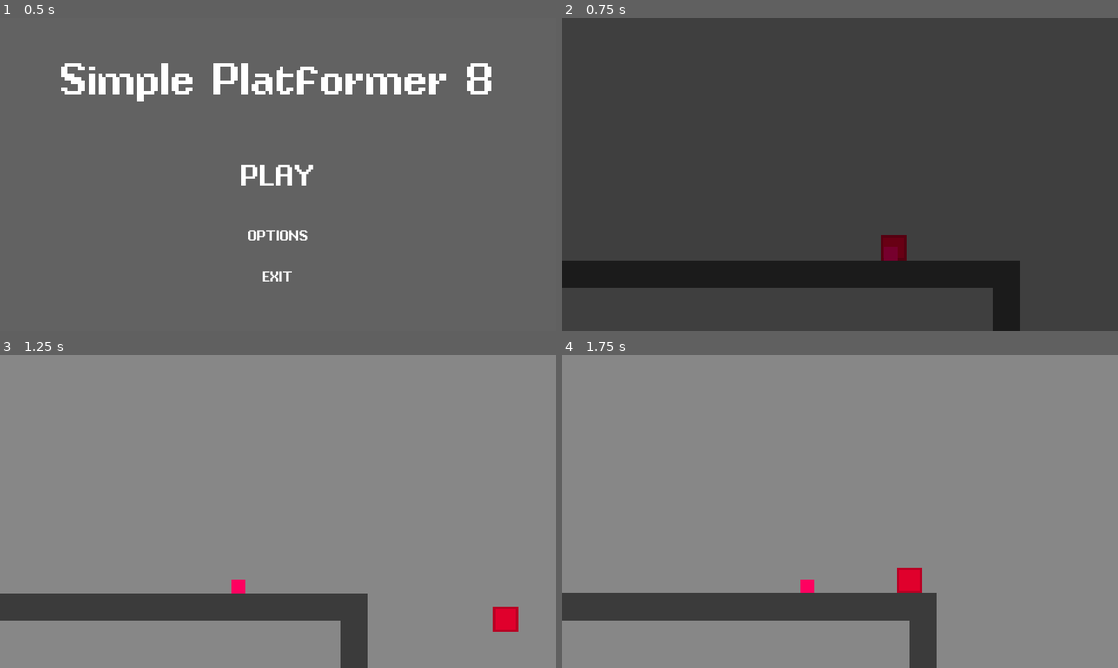
Above: before the commit, frames 1-4 (two rows, left to right).
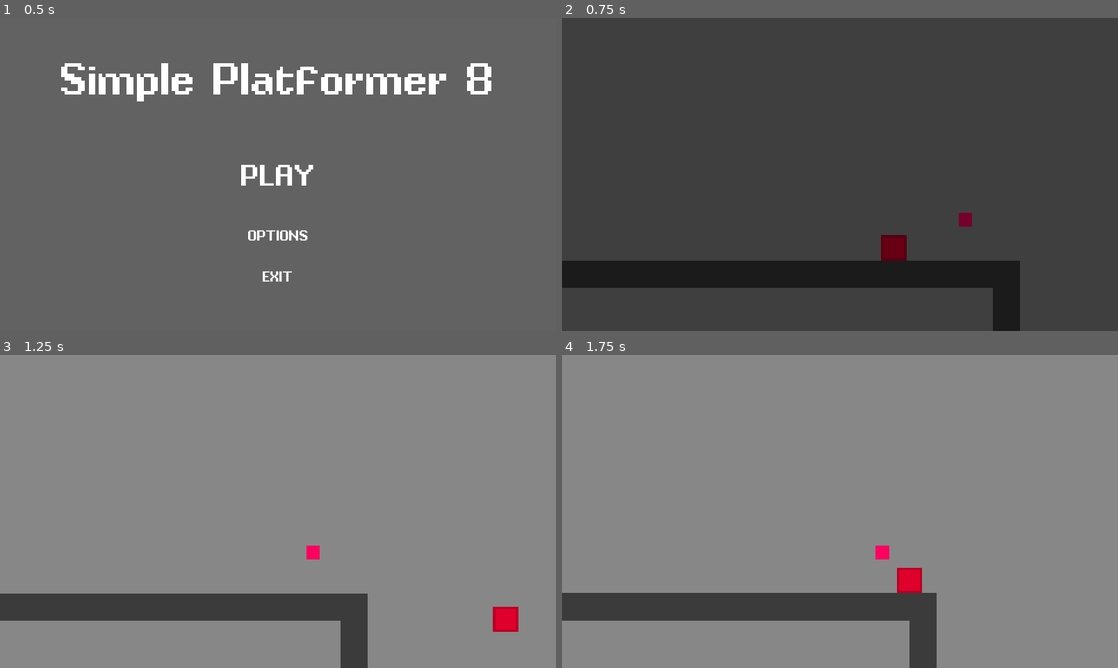
Above: after the commit, the same moments.

Repository: DeanBolte/sp8
Game: Godot game, scene res://scenes/MainMenu.tscn
The game is run twice, just before and just after one commit, with the same random seed, the same clock (stepped at 60 frames per second) and the same inputs.
Inputs:
- Up to frame 1 (0.5 s): no input
- Up to frame 2 (0.75 s): tap Enter (ui_accept) at 0.5, 0.6 s; hold Right (ui_right) from 0.53 s (still down)
- Up to frame 3 (1.25 s): keep holding Right (ui_right); tap Enter (ui_accept) at 0.77, 1.07 s
- Up to frame 4 (1.75 s): keep holding Right (ui_right); tap Shift (crouch) at 1.35 s; tap Enter (ui_accept) at 1.52, 1.55 s

Frame 1 is identical in both runs. In frame 2, 0.2% of the frame differs, in the area x 57-74%, y 62-78%; in frame 3, 0.2%; in frame 4, 0.2%.

Commit message:
modified functionality and visuals of spawn points

Diff:
--- a/objects/Campfire.gd
+++ b/objects/Campfire.gd
@@ -1,18 +1,13 @@
 extends Area2D
 
-var playerPresent = false
-var Player = null
+var activated = false
 
 onready var SpawnPoint = $Spawn
 
-func _unhandled_input(_event):
-	if Input.is_action_just_pressed("ui_accept"):
-		if playerPresent:
-			Player.set_spawn(SpawnPoint.global_position)
+func _physics_process(delta):
+	if activated:
+		$Sprite.rotate(PI * delta)
 
 func _on_Campfire_body_entered(body):
-	playerPresent = true
-	Player = body
-
-func _on_Campfire_body_exited(_body):
-	playerPresent = false
+	body.set_spawn(SpawnPoint.global_position)
+	activated = true
--- a/objects/Campfire.tscn
+++ b/objects/Campfire.tscn
@@ -4,7 +4,7 @@
 [ext_resource path="res://objects/Campfire.gd" type="Script" id=2]
 
 [sub_resource type="RectangleShape2D" id=1]
-extents = Vector2( 64, 32 )
+extents = Vector2( 16, 16 )
 
 [node name="Campfire" type="Area2D"]
 collision_layer = 0
@@ -12,13 +12,10 @@
 script = ExtResource( 2 )
 
 [node name="CollisionShape2D" type="CollisionShape2D" parent="."]
-position = Vector2( 0, -24 )
 shape = SubResource( 1 )
 
 [node name="Sprite" type="Sprite" parent="."]
 texture = ExtResource( 1 )
 
 [node name="Spawn" type="Position2D" parent="."]
-position = Vector2( -40, -8 )
 [connection signal="body_entered" from="." to="." method="_on_Campfire_body_entered"]
-[connection signal="body_exited" from="." to="." method="_on_Campfire_body_exited"]
--- a/scenes/Zone0.tscn
+++ b/scenes/Zone0.tscn
@@ -165,13 +165,13 @@
 [node name="RespawnPoints" type="YSort" parent="."]
 
 [node name="Campfire" parent="RespawnPoints" instance=ExtResource( 6 )]
-position = Vector2( 840, 1048 )
+position = Vector2( 928, 1008 )
 
 [node name="Campfire2" parent="RespawnPoints" instance=ExtResource( 6 )]
-position = Vector2( 720, -392 )
+position = Vector2( 664, -416 )
 
 [node name="Campfire3" parent="RespawnPoints" instance=ExtResource( 6 )]
-position = Vector2( -816, -1352 )
+position = Vector2( -808, -1384 )
 
 [node name="Transition" parent="." instance=ExtResource( 2 )]
 position = Vector2( 48, -2896 )
